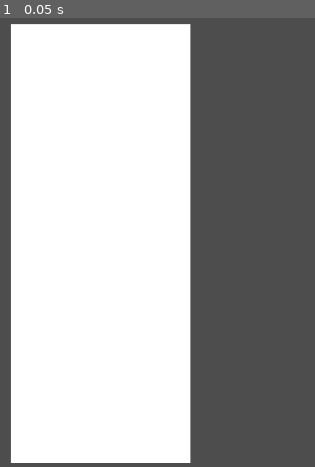
Above: before the commit, frame 1.
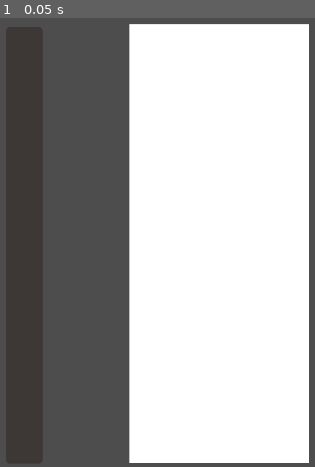
Above: after the commit, the same moment.

Repository: myticalcat/lazer_prot
Game: Godot game, scene res://main.tscn
Same seed, same stepped clock (60 frames per second), same inputs: the game is played once before the commit and once after it.
Inputs:
- Up to frame 1 (0.05 s): no input

The runs differ from the first frame. In frame 1, 74% of the frame differs, in the area x 3-99%, y 1-100%.

Commit message:
feat: add cooldown bar

Diff:
--- a/Scene/Prefab/lazer_renderer.tscn
+++ b/Scene/Prefab/lazer_renderer.tscn
@@ -1,6 +1,7 @@
-[gd_scene load_steps=3 format=3 uid="uid://dh1npe0bjpo8o"]
+[gd_scene load_steps=4 format=3 uid="uid://dh1npe0bjpo8o"]
 
 [ext_resource type="Script" path="res://Script/lazer_area.gd" id="1_u5oll"]
+[ext_resource type="Script" path="res://Script/cooldown_bar.gd" id="2_c77uc"]
 
 [sub_resource type="RectangleShape2D" id="RectangleShape2D_yqvnp"]
 size = Vector2(272, 673)
@@ -9,16 +10,49 @@
 
 [node name="Area2D" type="Area2D" parent="."]
 
-[node name="CollisionShape2D" type="CollisionShape2D" parent="Area2D" groups=["dropable"]]
-position = Vector2(147, 326.5)
+[node name="CollisionShape2D" type="CollisionShape2D" parent="Area2D" node_paths=PackedStringArray("cooldown_bar") groups=["dropable"]]
+position = Vector2(318, 326.5)
 shape = SubResource("RectangleShape2D_yqvnp")
 script = ExtResource("1_u5oll")
+cooldown_bar = NodePath("../../Control/ProgressBar")
 
 [node name="ColorRect" type="ColorRect" parent="Area2D/CollisionShape2D"]
 offset_left = -130.0
 offset_top = -317.0
 offset_right = 129.0
 offset_bottom = 316.0
+metadata/_edit_use_anchors_ = true
+
+[node name="Control" type="Control" parent="."]
+layout_mode = 3
+anchors_preset = 0
+offset_left = 5.0
+offset_top = 1.0
+offset_right = 46.0
+offset_bottom = 647.0
+
+[node name="ProgressBar" type="ProgressBar" parent="Control" node_paths=PackedStringArray("text_label")]
+modulate = Color(0.980392, 0.152941, 0, 1)
+layout_mode = 0
+offset_left = 5.0
+offset_top = 642.0
+offset_right = 635.0
+offset_bottom = 695.0
+rotation = 4.71239
+show_percentage = false
+script = ExtResource("2_c77uc")
+text_label = NodePath("Label")
+
+[node name="Label" type="Label" parent="Control/ProgressBar"]
+layout_mode = 0
+offset_left = 327.0
+offset_top = 5.0
+offset_right = 369.0
+offset_bottom = 31.0
+rotation = -4.71239
+text = "100%"
+horizontal_alignment = 1
+vertical_alignment = 1
 
 [connection signal="mouse_entered" from="Area2D" to="Area2D/CollisionShape2D" method="_on_area_2d_mouse_entered"]
 [connection signal="mouse_exited" from="Area2D" to="Area2D/CollisionShape2D" method="_on_area_2d_mouse_exited"]
--- /dev/null
+++ b/Script/cooldown_bar.gd
@@ -0,0 +1,24 @@
+extends ProgressBar
+
+class_name CooldownProgress
+@export var text_label : Label
+
+func update(cooldown_timer : float, cooldown_duration : float):
+	self.value = cooldown_timer * 100 / cooldown_duration
+
+	if value == 0 :
+		text_label.text = ""
+		return
+	text_label.text = str(int(value)) + "%"
+
+func start_cooldown():
+	var duration = 500
+	var current_interval = 0.01
+	var steps = duration / (current_interval * 1000)
+	var fade_step = 100 / steps
+
+	while value < 100:
+		value += fade_step
+		if value > 100:
+			value = 100
+		await get_tree().create_timer(current_interval).timeout
--- a/Script/lazer.gd
+++ b/Script/lazer.gd
@@ -5,7 +5,7 @@
 
 func start_lazering():
 	print('imma firin my lazeeeeer')
-	await flicker(lazer_rect, 0.1, 2)
+	await flicker(lazer_rect, 0.1, 1)
 	await fire(lazer_rect)
 	queue_free()
 
--- a/Script/lazer_area.gd
+++ b/Script/lazer_area.gd
@@ -5,39 +5,56 @@
 var start_pos = Vector2()
 var end_pos = Vector2()
 var lazer_prefab = preload("res://Scene/Prefab/lazer.tscn")
+var cooldown_duration = 1
+var cooldown_timer = 0.0
 var lazer : Node2D = null
+var is_cooling_down = false
+@export var cooldown_bar : CooldownProgress
 
 func _process(delta):
+	if(lazer == null):
+		cooldown_timer -= delta
+	if(is_cooling_down):
+		cooldown_timer += 0.1
+		if(cooldown_timer >= cooldown_duration):
+			is_cooling_down = false
+			cooldown_timer = cooldown_duration
+	cooldown_bar.update(cooldown_timer, cooldown_duration)
 	check_to_fire(Input.is_mouse_button_pressed(MOUSE_BUTTON_LEFT))
+
 	if not is_instance_valid(lazer):
 		lazer = null
 
+func check_to_fire(mouse_down: bool):
+	if cooldown_timer > 0.0:
+		return
+	if not mouse_down:
+		if is_lazer_crt:
+			is_lazer_crt = false
+			fire_lazer()
+			start_cooldown()
+		return
 
-func check_to_fire(mouse_down : bool):
-	if mouse_down and is_mouse_in:
-		if not is_lazer_crt and lazer == null:
+	if is_mouse_in:
+		if not is_lazer_crt:
 			is_lazer_crt = true
 			start_pos = get_global_mouse_position() - get_parent().position
 			lazer = lazer_prefab.instantiate()
 			lazer.position = start_pos
 			add_sibling(lazer)
-			return
 		elif is_lazer_crt:
 			update_lazer_scale()
-	elif mouse_down and not is_mouse_in:
+	else:
 		is_lazer_crt = false
 		if lazer:
 			lazer.queue_free()
 			lazer = null
-	elif is_lazer_crt:
-		is_lazer_crt = false
-		fire_lazer()
 
 func update_lazer_scale():
 	var current_mouse_pos = get_global_mouse_position()
-	if(current_mouse_pos.x < start_pos.x) :
+	if(current_mouse_pos.x < start_pos.x):
 		lazer.position.x = current_mouse_pos.x
-	if(current_mouse_pos.y < start_pos.y) :
+	if(current_mouse_pos.y < start_pos.y):
 		lazer.position.y = current_mouse_pos.y
 	lazer.scale.x = abs(current_mouse_pos.x - start_pos.x)
 	lazer.scale.y = abs(current_mouse_pos.y - start_pos.y)
@@ -49,7 +66,8 @@
 	end_pos = Vector2()
 
 func start_cooldown():
-	print('starting cooldown')
+	is_cooling_down = true
+
 
 func _on_area_2d_mouse_entered():
 	is_mouse_in = true
